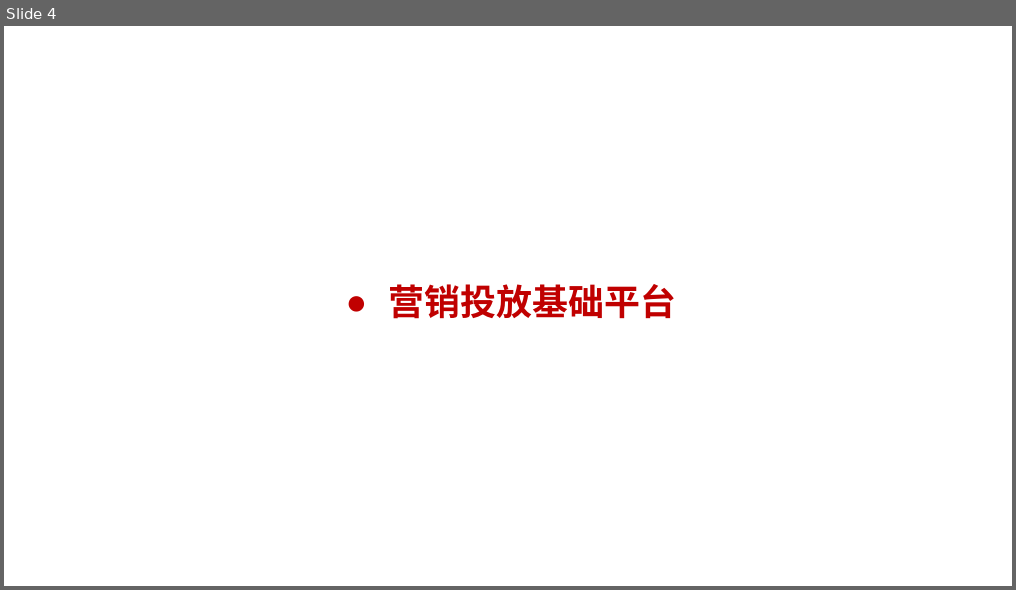
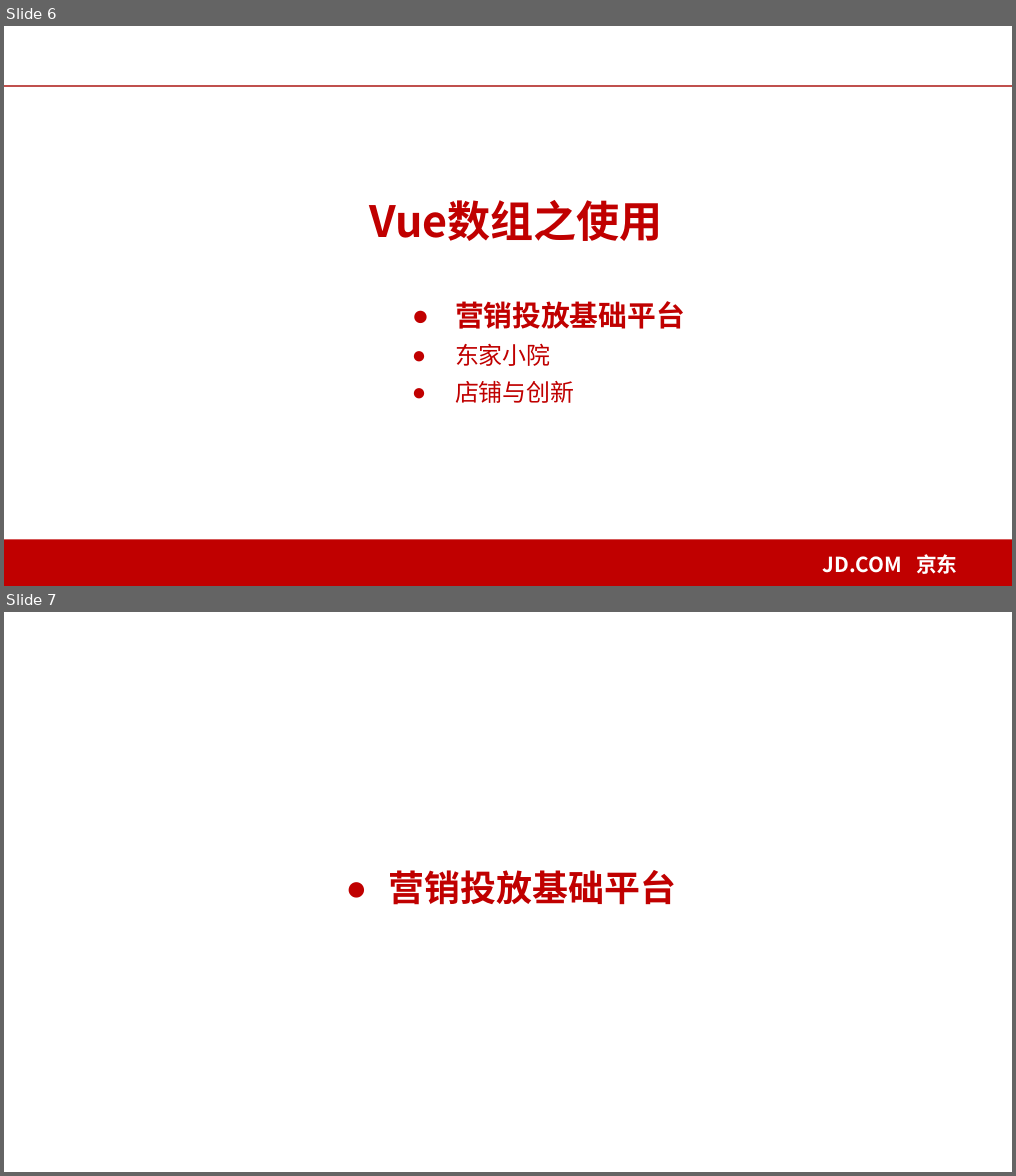
Before and after one commit to MarphyDemon/svue, a slide deck: vue技术内幕之数组双向绑定.pptx. Shown one above the other, each under a label of ours: slide 4 before the commit, slides 6 and 7 after it. The pictures are 1016x590 and 1016x1176 pixels, drawn with LibreOffice and Linux fonts; fonts in the diff are those of the drawing; background and template pictures are left out. Boxes give left, top, right and bottom in pixels: in the first picture for what was removed or moved away, otherwise in the second. Text is boxed around its words. In the diff, an @@ line names an element or a change of style, - is before the commit and + after.

```diff
--- a/vue技术内幕之数组双向绑定.pptx
+++ b/vue技术内幕之数组双向绑定.pptx
@@ slide 6 added at bbox=[4, 26, 1012, 586], background #FFFFFF @@
@@ line added from (4, 85) to (1012, 85), #C0504D 1.5 pt @@
@@ text added at bbox=[370, 200, 663, 241], 36 pt, text #C00000, bold @@
+Vue数组之使用
@@ text added at bbox=[455, 301, 685, 403], 20 pt, text #C00000 @@
+● 营销投放基础平台
+● 东家小院
+● 店铺与创新
@@ rectangle added at bbox=[4, 540, 1012, 586], fill #C00000 @@
@@ text added at bbox=[823, 554, 957, 574], 17.3 pt, text #FFFFFF, bold @@
+JD.COM 京东
@@ what was slide 4 is now slide 7 @@
```
Also in this commit, not shown: 3 slides changed, 2 other slides added, 4 other files.
